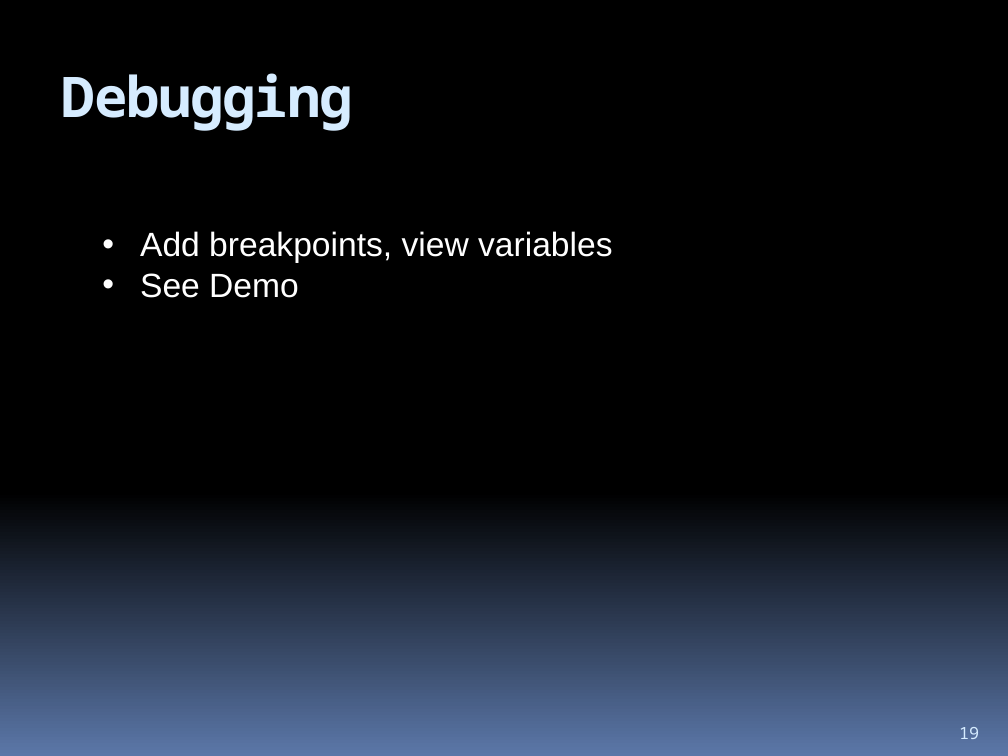
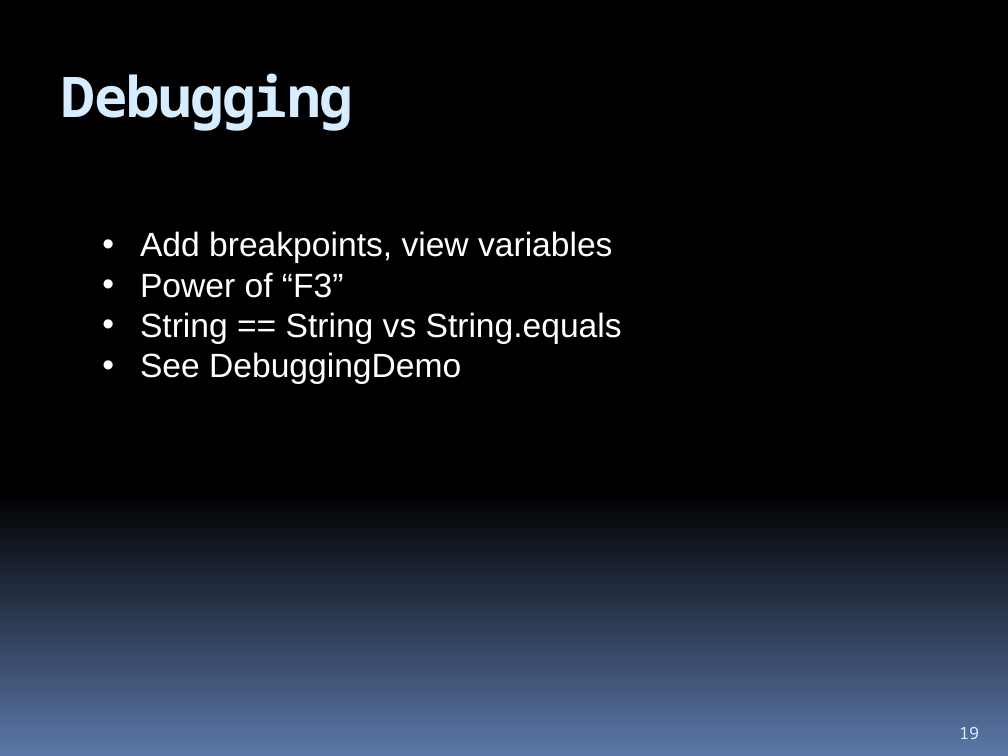
Before and after one commit to hchan/comp2613, a slide deck: slide 19 of coursePresentation.pptx. Drawn at 1008x756 pixels with LibreOffice and Linux fonts; fonts in the diff are those of the drawing. Boxes give left, top, right and bottom in pixels: in the first picture for what was removed or moved away, otherwise in the second. Text is boxed around its words. In the diff, an @@ line names an element or a change of style, - is before the commit and + after.

```diff
--- a/coursePresentation.pptx
+++ b/coursePresentation.pptx
@@ text at bbox=[140, 272, 622, 384]: text changed @@
-• See Demo
+• Power of “F3”
+• String == String vs String.equals
+• See DebuggingDemo
```
Also in this commit, not shown: 2 other slides changed, 3 slides added, 11 other files.
